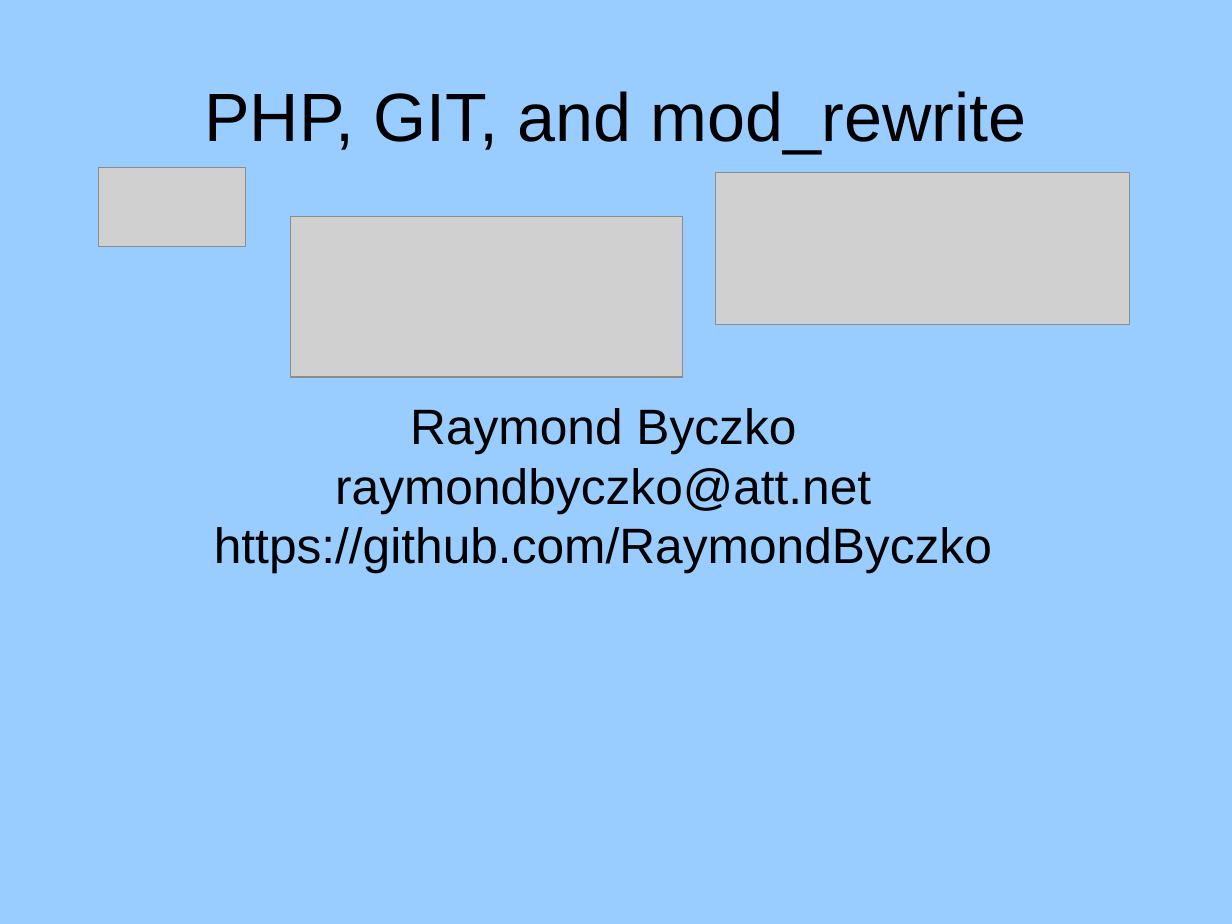
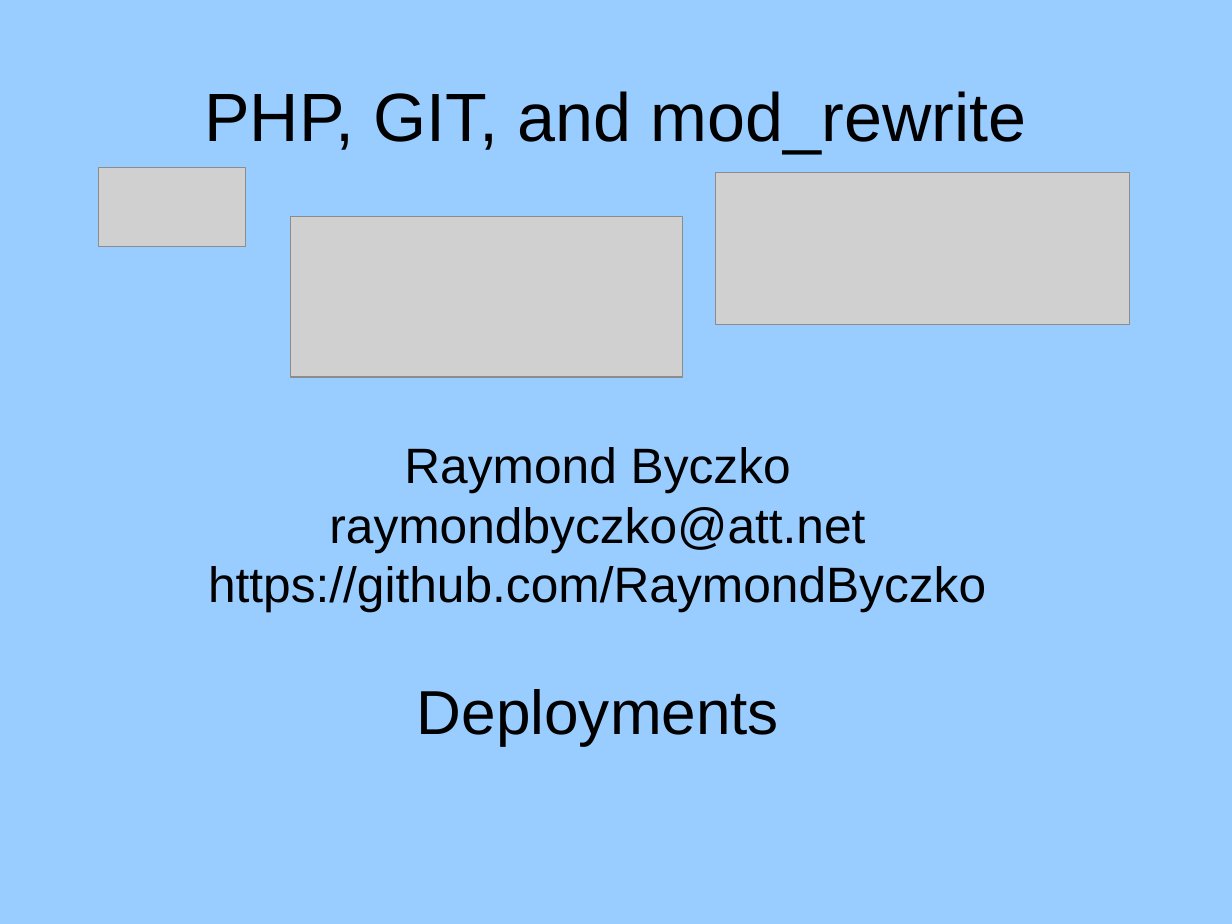
Before and after one commit to RaymondByczko/git-php-rewrite, a slide deck: slide 1 of docs/powerpoint.odp. Drawn at 1232x924 pixels with LibreOffice and Linux fonts; fonts in the diff are those of the drawing; grey boxes stand for pictures. Boxes give left, top, right and bottom in pixels: in the first picture for what was removed or moved away, otherwise in the second. Text is boxed around its words. In the diff, an @@ line names an element or a change of style, - is before the commit and + after.

Commit message:
RByczko;2016-10-12 Oct 12, 2016; power point for git-php-rewrite presentation.

```diff
--- a/docs/powerpoint.odp
+++ b/docs/powerpoint.odp
@@ subtitle "Raymond Byczko" moved from (x1=214, y1=408, x2=992, y2=573) to (x1=208, y1=447, x2=986, y2=745) @@
@@ subtitle at (x1=417, y1=689, x2=779, y2=745): paragraph added @@
+Deployments
```
Also in this commit, not shown: 10 other slides changed, 5 slides added.
